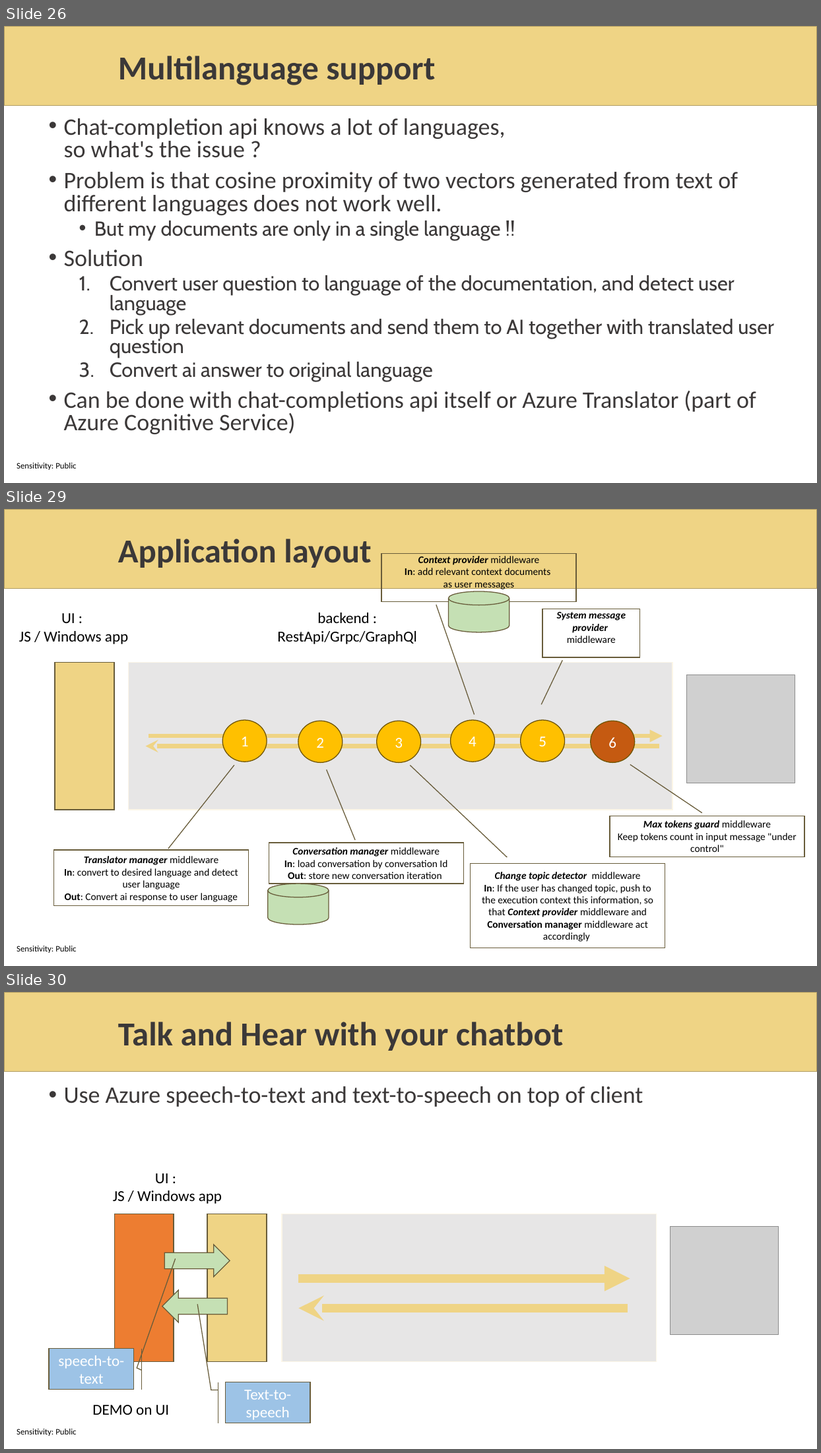
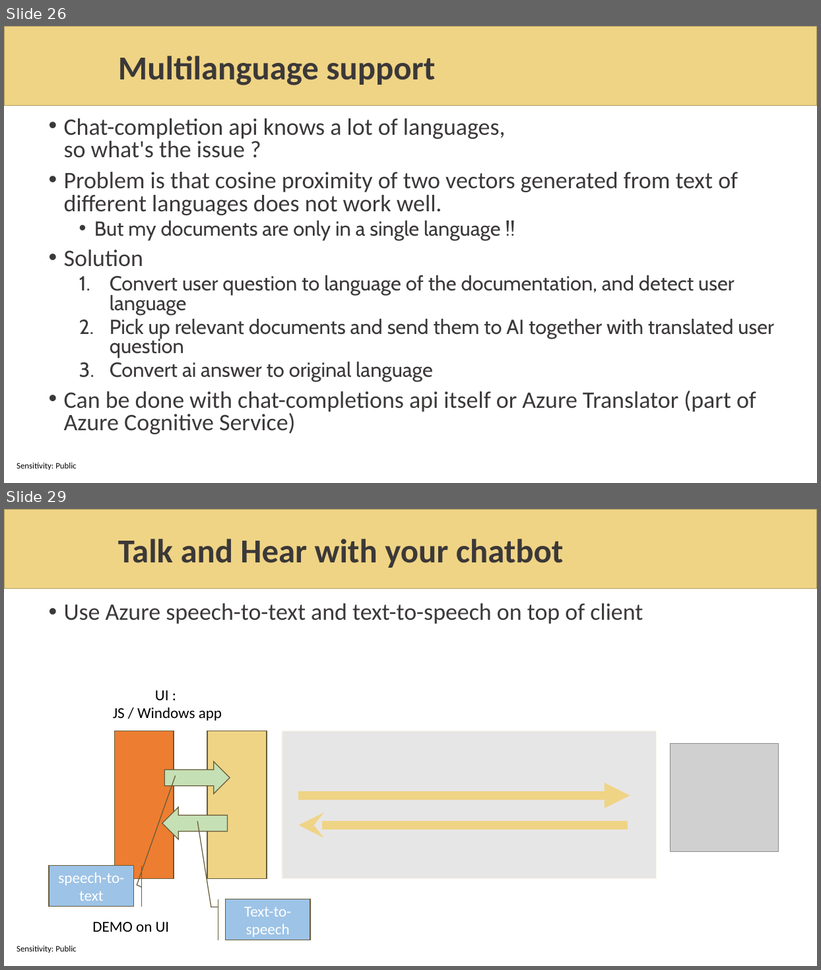
Before and after one commit to sabbadino/AzureDay2023Torino, a slide deck: sessions/room1_15_30/azure-day-ChatBot.pptx. Shown one above the other, each under a label of ours: slides 26, 29 and 30 before the commit, slides 26 and 29 after it; the slides between them are not shown. The pictures are 821x1453 and 821x970 pixels, drawn with LibreOffice and Linux fonts; fonts in the diff are those of the drawing; grey boxes stand for pictures; background and template pictures are left out. Boxes give left, top, right and bottom in pixels: in the first picture for what was removed or moved away, otherwise in the second. Text is boxed around its words. In the diff, an @@ line names an element or a change of style, - is before the commit and + after.

```diff
--- a/sessions/room1_15_30/azure-day-ChatBot.pptx
+++ b/sessions/room1_15_30/azure-day-ChatBot.pptx
@@ slide 29 removed at <box>4,509,817,966</box>, background #FFFFFF; not listed: 2 template elements that a slide beside it also shows @@
@@ title removed at <box>118,539,371,568</box> @@
-Application layout
@@ border callout removed at <box>382,553,576,601</box> @@
-Context provider middleware
-In: add relevant context documents
-as user messages
@@ cylinder removed at <box>449,591,510,632</box> @@
@@ text removed at <box>19,613,128,644</box> @@
-UI :
-JS / Windows app
@@ text removed at <box>277,613,416,644</box> @@
-backend :
-RestApi/Grpc/GraphQl
@@ border callout removed at <box>543,609,640,657</box> @@
-System message provider middleware
@@ rectangle removed at <box>55,662,114,810</box> @@
@@ rectangle removed at <box>129,662,673,810</box> @@
@@ picture removed at <box>686,675,795,783</box> @@
@@ ellipse removed at <box>222,720,266,762</box> @@
-1
@@ ellipse removed at <box>298,722,343,762</box> @@
-2
@@ ellipse removed at <box>377,722,420,762</box> @@
-3
@@ ellipse removed at <box>451,720,494,762</box> @@
-4
@@ ellipse removed at <box>521,720,564,762</box> @@
-5
@@ ellipse removed at <box>591,722,635,762</box> @@
-6
@@ arrow removed from (149, 736) to (663, 736) @@
@@ arrow removed from (660, 747) to (145, 747) @@
@@ border callout removed at <box>611,817,805,857</box> @@
-Max tokens guard middleware
-Keep tokens count in input message "under control"
@@ border callout removed at <box>269,843,463,884</box> @@
-Conversation manager middleware
-In: load conversation by conversation Id
-Out: store new conversation iteration
@@ border callout removed at <box>54,851,249,906</box> @@
-Translator manager middleware
-In: convert to desired language and detect user language
-Out: Convert ai response to user language
@@ border callout removed at <box>471,864,665,949</box> @@
-Change topic detector middleware
-In: If the user has changed topic, push to the execution context this information, so that Context provider middleware and Conversation manager middleware act accordingly
@@ cylinder removed at <box>268,884,329,925</box> @@
@@ what was slide 30 is now slide 29 @@
```
Also in this commit, not shown: 10 slides changed, 1 slide added, 1 other slide removed, 2 other files.
